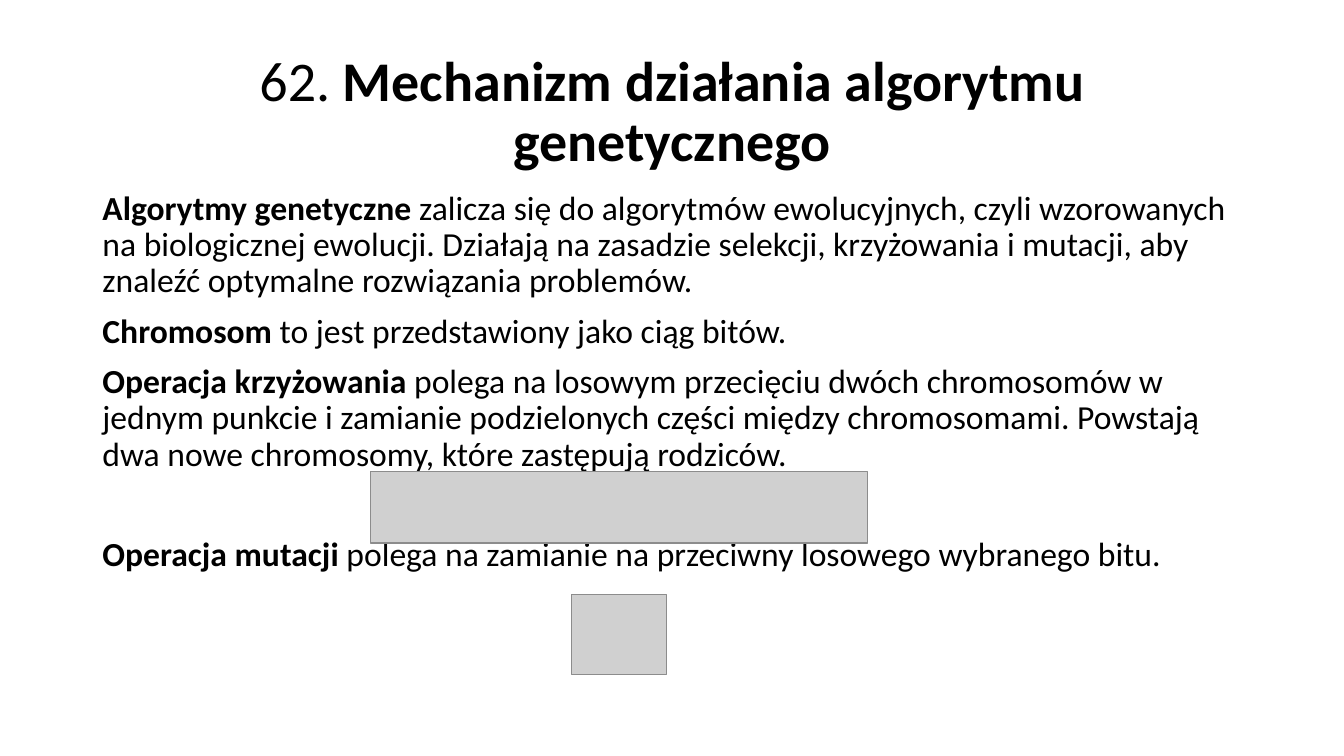
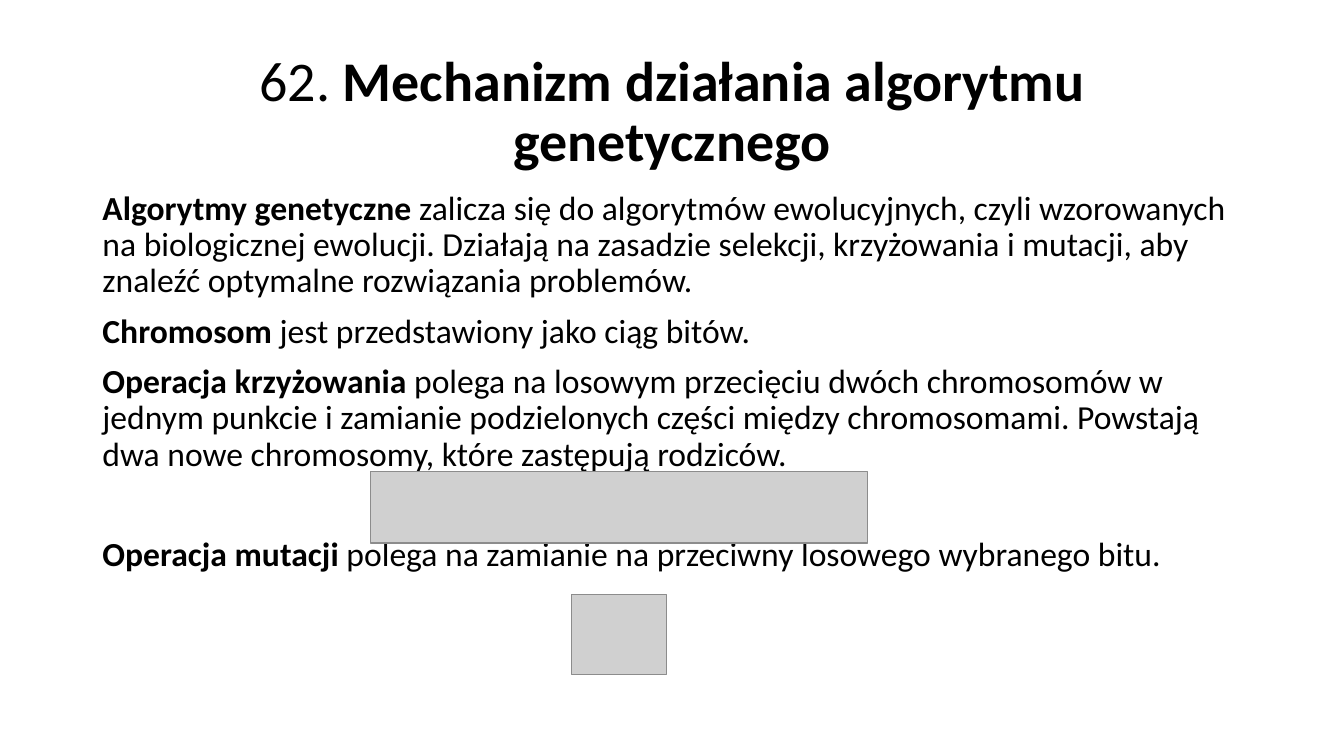
Before and after one commit to JPisarski/Testujecos, a slide deck: slide 5 of Pytania 61-64.pptx. Drawn at 1344x756 pixels with LibreOffice and Linux fonts; fonts in the diff are those of the drawing; grey boxes stand for pictures. Boxes give left, top, right and bottom in pixels: in the first picture for what was removed or moved away, otherwise in the second. Text is boxed around its words. In the diff, an @@ line names an element or a change of style, - is before the commit and + after.

```diff
--- a/Pytania 61-64.pptx
+++ b/Pytania 61-64.pptx
@@ text at [102, 319, 750, 349]: text changed @@
-Chromosom to jest przedstawiony jako ciąg bitów.
+Chromosom jest przedstawiony jako ciąg bitów.
```
